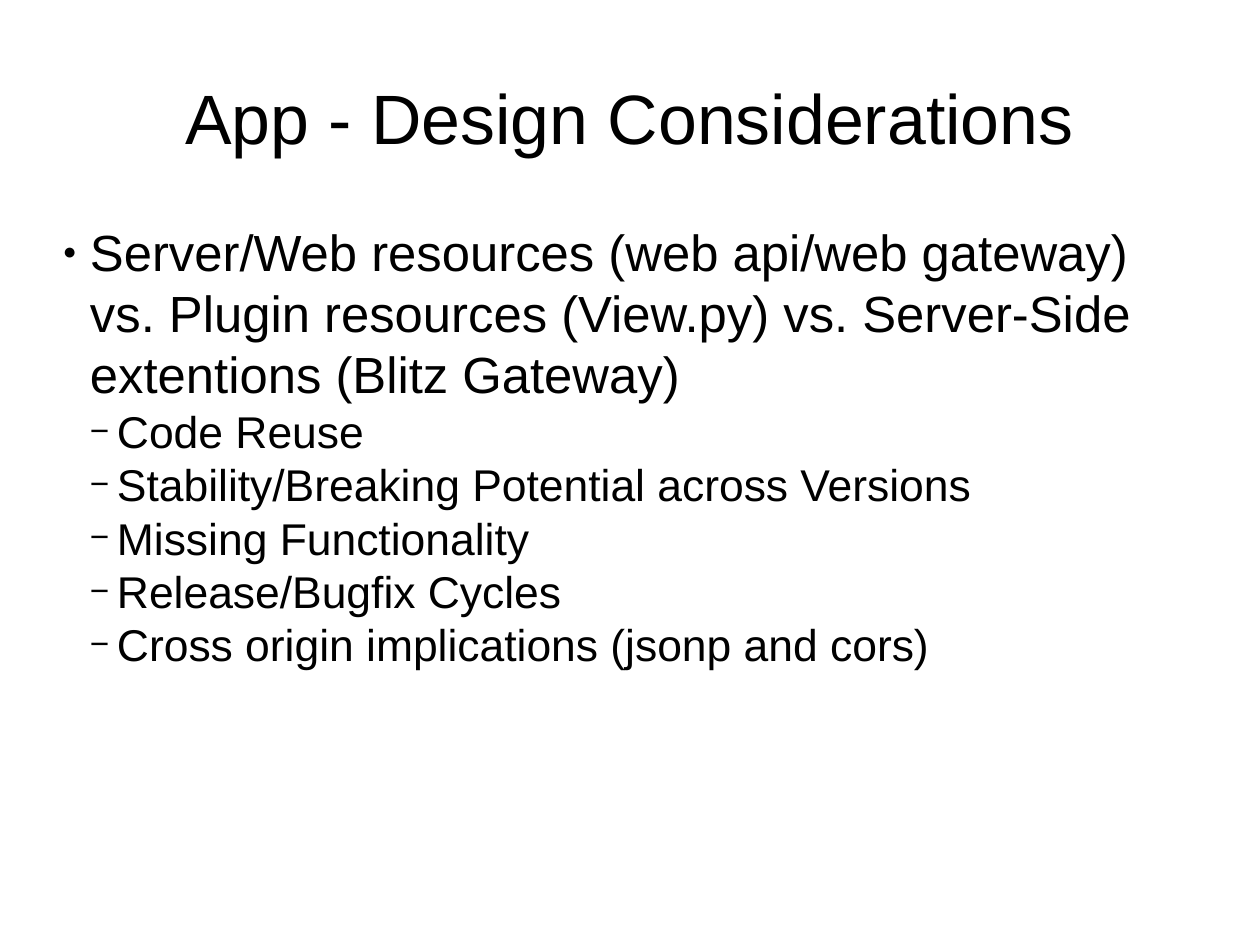
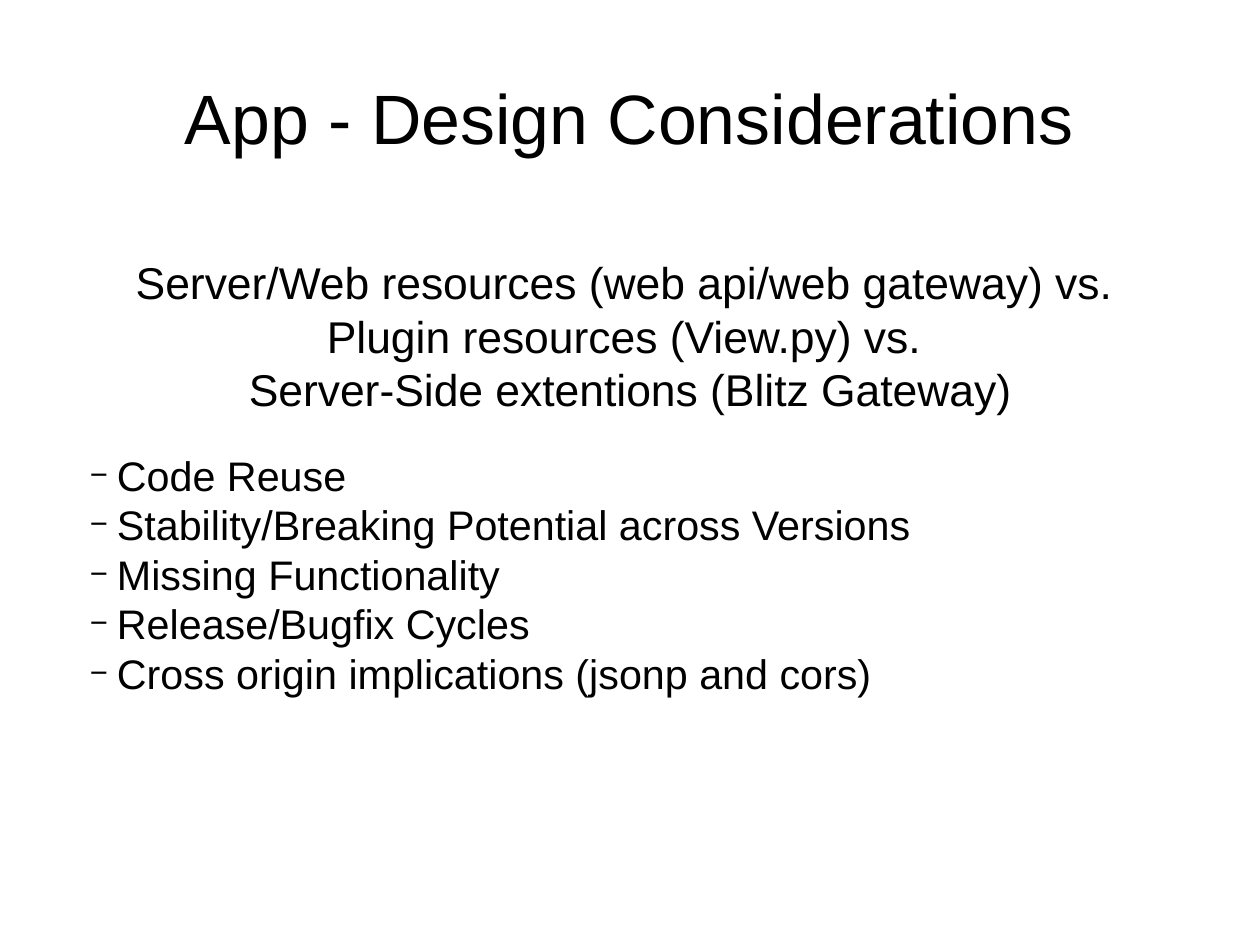
Before and after one commit to waxenegger/frameworks, a slide deck: slide 8 of training/apps.pptx. Drawn at 1260x945 pixels with LibreOffice and Linux fonts; fonts in the diff are those of the drawing. Boxes give left, top, right and bottom in pixels: in the first picture for what was removed or moved away, otherwise in the second. Text is boxed around its words. In the diff, an @@ line names an element or a change of style, - is before the commit and + after.

```diff
--- a/training/apps.pptx
+++ b/training/apps.pptx
@@ text at bbox=[136, 266, 1112, 415]: text changed; size 32 to 28 pt @@
-● Server/Web resources (web api/web gateway) vs. Plugin resources (View.py) vs. Server-Side extentions (Blitz Gateway)
+Server/Web resources (web api/web gateway) vs.
+Plugin resources (View.py) vs.
+Server-Side extentions (Blitz Gateway)
@@ text at bbox=[117, 461, 910, 697]: size 28 to 26 pt in "Code Reuse", "Stability/Breaking Potential across Versions", "Missing Functionality", "Release/Bugfix Cycles" and 1 more places @@
```
Also in this commit, not shown: 4 other slides changed, 1 slide added, 1 other file.
